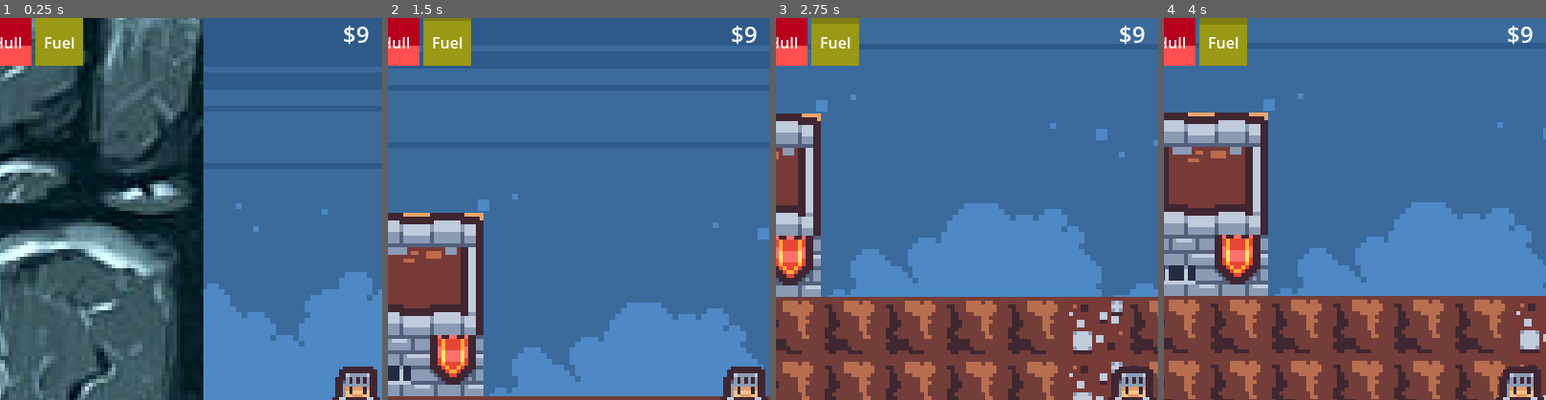
Above: before the commit, frames 1-4 (left to right).
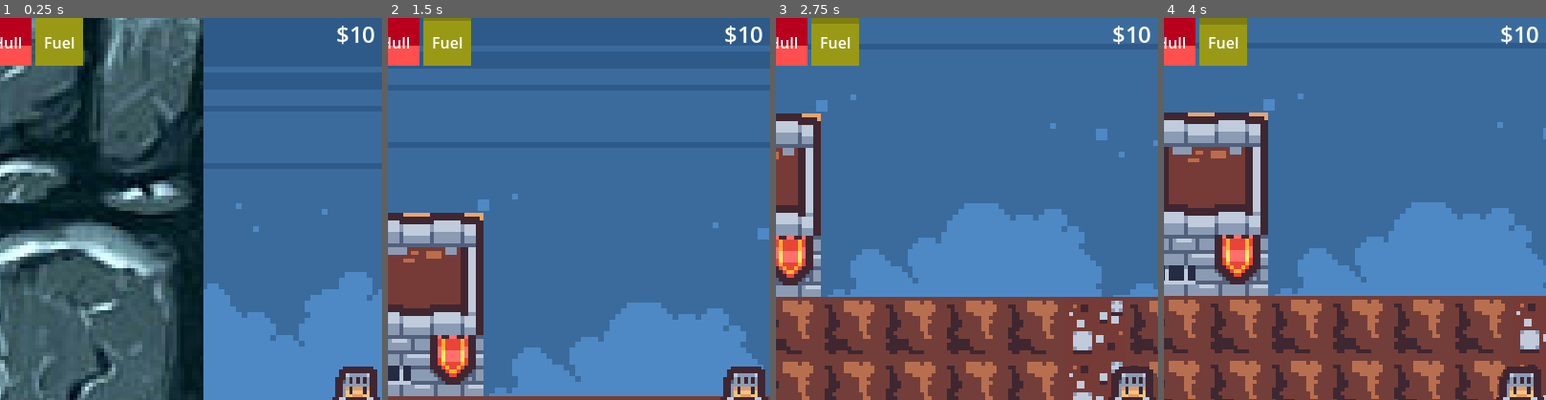
Above: after the commit, the same moments.

Repository: bug-assassin/Motherload_v2
Game: Godot game, scene res://main.tscn
Same seed, same stepped clock (60 frames per second), same inputs: the game is played once before the commit and once after it.
Inputs:
- Up to frame 1 (0.25 s): no input
- Up to frame 2 (1.5 s): tap Enter at 0.5 s; hold D (right) 0.53-1.28 s; hold S (down) from 1.28 s (still down)
- Up to frame 3 (2.75 s): release S (down) at 2.03 s; hold D (right) from 2.03 s (still down)
- Up to frame 4 (4 s): release D (right) at 2.78 s; hold W (up) 2.78-3.53 s; tap Space at 3.5 s; hold A (left) from 3.53 s (still down)
The pictures show only the part of the screen within x 3-53%, y 1-51%; the shares and areas given below are measured in that part.

The runs differ from the first frame. In frame 1, 0.3% of the frame differs, in the area x 88-98%, y 2-7%; in frame 2, 0.3%; in frame 3, 0.3%; in frame 4, 0.3%.

Commit message:
Added code for money

Diff:
--- a/Player.gd
+++ b/Player.gd
@@ -25,12 +25,27 @@
 var fuel = 100
 var fuelDrainRate = 5
 var is_moving: bool = false
+var money = 10
 
 func _ready():
 	call_deferred("_setup")
 
 func _setup():
 	UI.update_fuel(fuel)
+	UI.update_money(money)
+	UI.register_on_sell_clicked(on_sell_minerals_clicked)
+
+func on_sell_minerals_clicked():
+	var total = 0
+	for i in range(tilemap.minerals.size()):
+		var mineral = tilemap.minerals[i]
+		var amount = inventory[mineral.type] if mineral.type in inventory else 0
+		var mineralTotalValue = amount * mineral.cost
+		total += mineralTotalValue
+	money += total
+	inventory = {}
+	UI.update_inventory(inventory)
+	UI.update_money(money)
 
 func _process(delta):
 	if is_moving:
--- a/UI/UI.gd
+++ b/UI/UI.gd
@@ -51,3 +51,6 @@
 	ore_notification_label.text = str
 	ore_notification_anim.play("RESET")
 	ore_notification_anim.play("ore_pickup_anim")
+
+func register_on_sell_clicked(callable):
+	%SellAllMinerals.connect("pressed", callable)
--- a/UI/ui.tscn
+++ b/UI/ui.tscn
@@ -304,7 +304,8 @@
 layout_mode = 2
 size_flags_vertical = 3
 
-[node name="Button" type="Button" parent="Inventory/MarginContainer/TabContainer/Sell/MarginContainer/VBoxContainer"]
+[node name="SellAllMinerals" type="Button" parent="Inventory/MarginContainer/TabContainer/Sell/MarginContainer/VBoxContainer"]
+unique_name_in_owner = true
 layout_mode = 2
 text = "Sell All"
 
Not shown, changed: README.md
